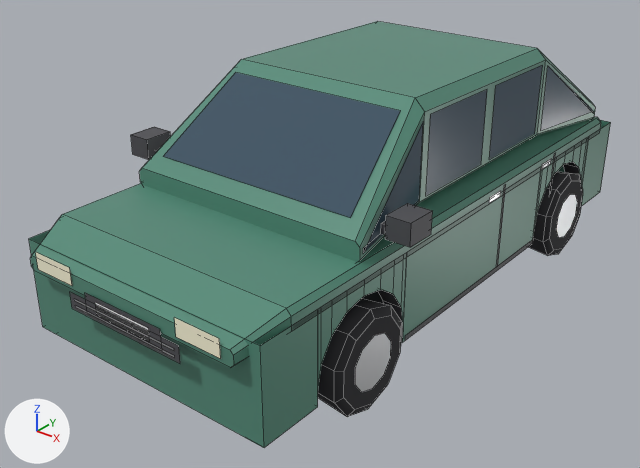
One commit to the FBX model unity/Assets/Models/Vehicles/10/4.fbx: the scene before it, then after it.
Both versions are drawn from a camera (50 mm lens) standing at (3.11, -4.34, 2.91) and looking at (-0.12, -0.31, 0.41). Arrows for +X, +Y and +Z are at lower left; the lights stay in place. The older version comes first. Mesh edges are drawn as thin lines. Where no turn or scale is listed for an object, it has been applied to the vertices.

The first picture shows '10_4'.
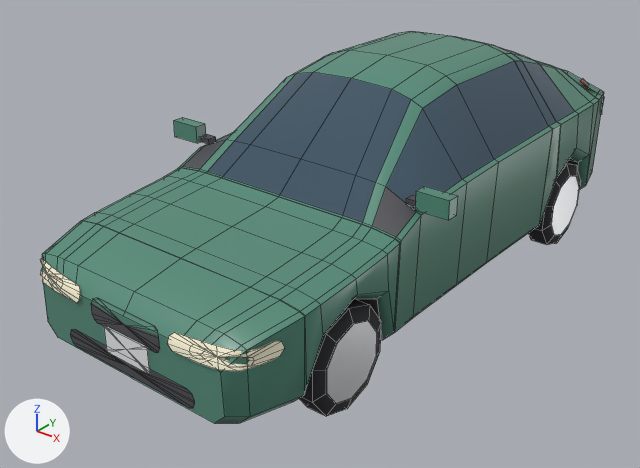
What differs and where, as boxes (x1, y1, x2, y2) in the pictures (640 x 468 px):
'10_4', reshaped (8% shorter): before (29, 21, 611, 448); after (40, 31, 604, 423)
part 1 of me_10_4, added: after (200, 134, 216, 144)
part 2 of me_10_4, added (green): after (174, 117, 206, 143)
part 3 of me_10_4, added: after (406, 195, 416, 207)
part 4 of me_10_4, added (green): after (415, 186, 458, 220)
part 5 of me_10_4, rebuilt: before (29, 120, 611, 448); after (42, 31, 604, 423)
part 6 of me_10_4, rebuilt: before (529, 171, 583, 256); after (528, 163, 581, 245)
part 7 of me_10_4, rebuilt: before (318, 298, 402, 417); after (299, 299, 381, 416)
part 8 of me_10_4, rebuilt: before (85, 293, 161, 337); after (91, 298, 160, 352)
part 9 of me_10_4, deleted: before (36, 21, 596, 392)
part 10 of me_10_4, cut back: before (30, 117, 601, 368); after (40, 78, 604, 408)

The change in detail:
me_10_4 is used by ob_10_4; location (0.0, 0.0, 0.0).
me_10_4 had 520 vertices, 290 faces and spanned x -1.02..1.02, y -2.02..2.02, z 0.0..1.5.
me_10_4 now has 778 vertices, 696 faces and spans x -1.02..1.02, y -2.02..2.02, z 0.0..1.5.
me_10_4 part 1: a new loose piece, a box spanning x -0.83..-0.743, y -0.65..-0.59, z 0.98..1.015, in mat_prop_trim (dark grey #4d4d52).
me_10_4 part 2: a new loose piece, a box spanning x -1.025..-0.82, y -0.68..-0.6, z 0.978..1.088, in mat_prop_body_green (green #558b79).
me_10_4 part 3: a new loose piece, a box spanning x 0.743..0.83, y -0.65..-0.59, z 0.98..1.015, in mat_prop_trim (dark grey #4d4d52).
me_10_4 part 4: a new loose piece, a box spanning x 0.82..1.025, y -0.68..-0.6, z 0.978..1.088, in mat_prop_body_green (green #558b79).
me_10_4 part 5: the loose piece of 136 vertices spanning x -0.85..0.85, y -1.94..1.94, z 0.22..0.78 is rebuilt with 368 vertices and now spans x -0.86..0.86, y -2.01..2.01, z 0.22..1.5.
me_10_4 part 6: the loose piece of 30 vertices spanning x 0.69..0.92, y 0.87..1.46, z 0.0..0.62 is rebuilt with 50 vertices and now spans x 0.65..0.84, y 1.03..1.61, z 0.0..0.62.
me_10_4 part 7: the loose piece of 30 vertices spanning x 0.69..0.92, y -1.46..-0.87, z 0.0..0.62 is rebuilt with 50 vertices and now spans x 0.65..0.83, y -1.52..-0.94, z 0.0..0.62.
me_10_4 part 8: the loose piece of 4 vertices spanning x -0.28..0.28, y -2.02, z 0.56..0.68 is rebuilt with 13 vertices and now spans x -0.25..0.25, y -2.01..-2.0, z 0.52..0.66.
me_10_4 part 9: 35 loose pieces with 208 vertices, spanning x -1.02..1.02, y -2.02..2.02, z 0.15..1.5, are deleted.
Part 10, on me_10_4:
52 vertices are removed from x -0.85..0.85, y -2.02..2.02, z 0.22..0.86.
35 faces are deleted.
165 vertices are added at x -0.81..0.82, y -2.02..2.02, z 0.22..1.09.
72 new faces join them, mat_prop_headlight (pale yellow #fff9dd).
30 new faces join them, mat_prop_taillight (red #dd3f3f).
16 new faces join them, mat_prop_trim (dark grey #4d4d52).
24 new faces join them, mat_prop_body_white (white #ecedef).
Other edits to the shape of me_10_4 do not show in these pictures.
